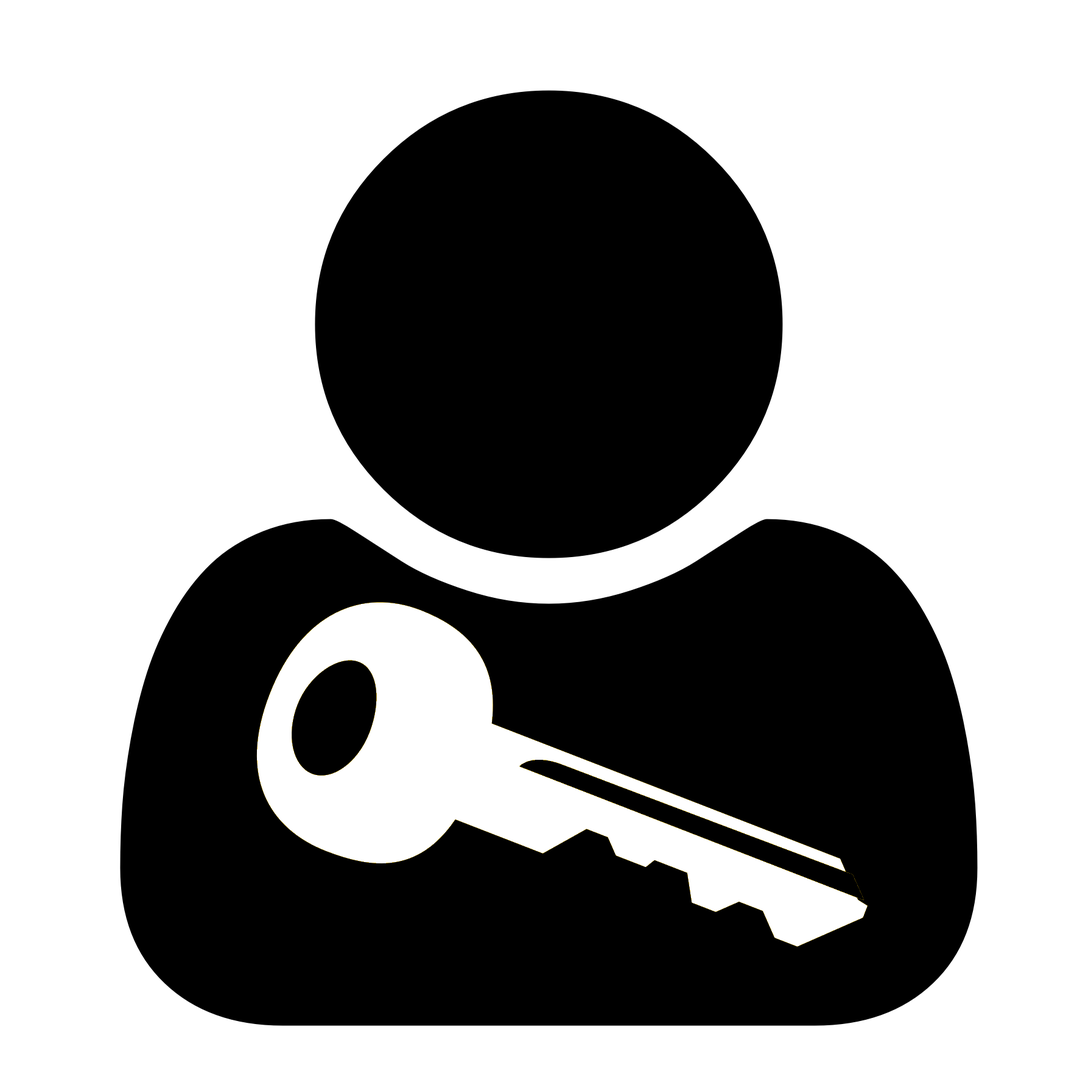
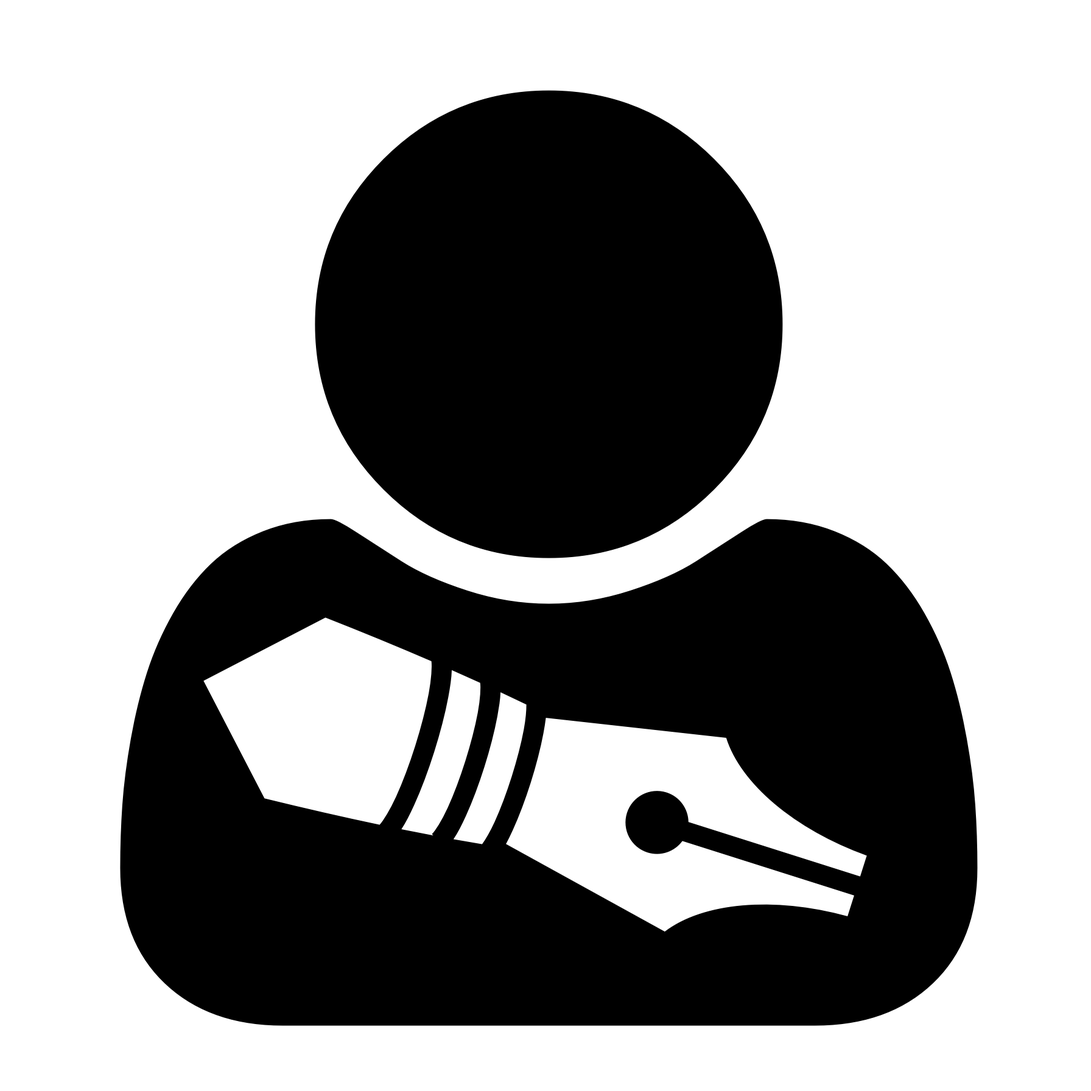
Before/after of a w=1091, h=1091 layered artwork. What changed in the layer stack:
hid "Vector Layer 1", painted on it over [233,602,868,948]
